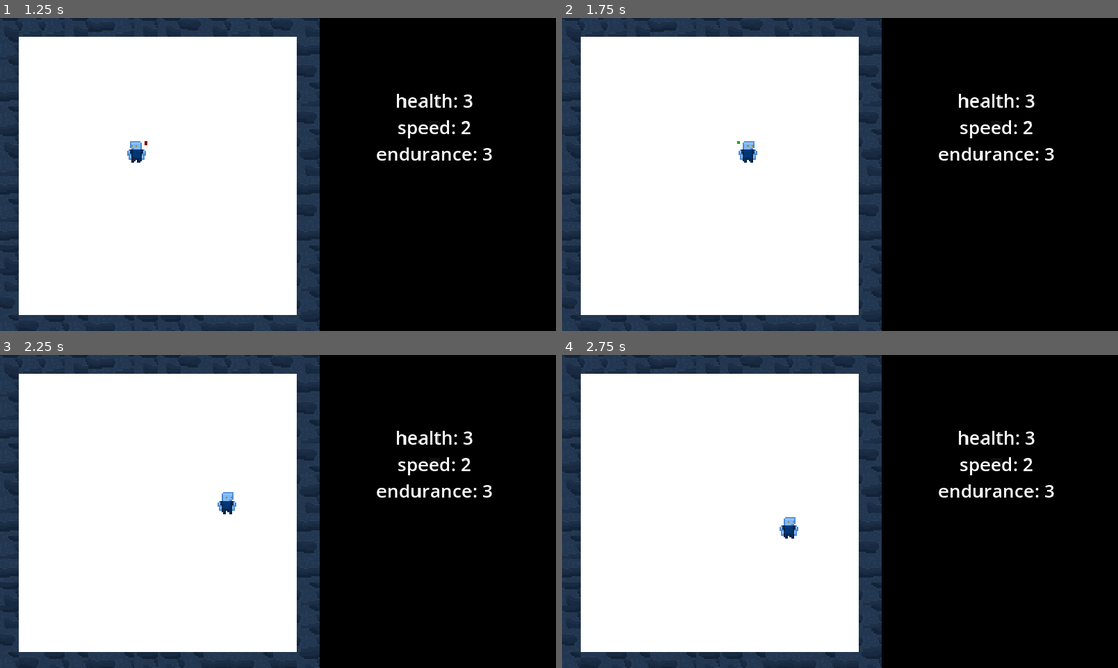
Above: before the commit, frames 1-4 (two rows, left to right).
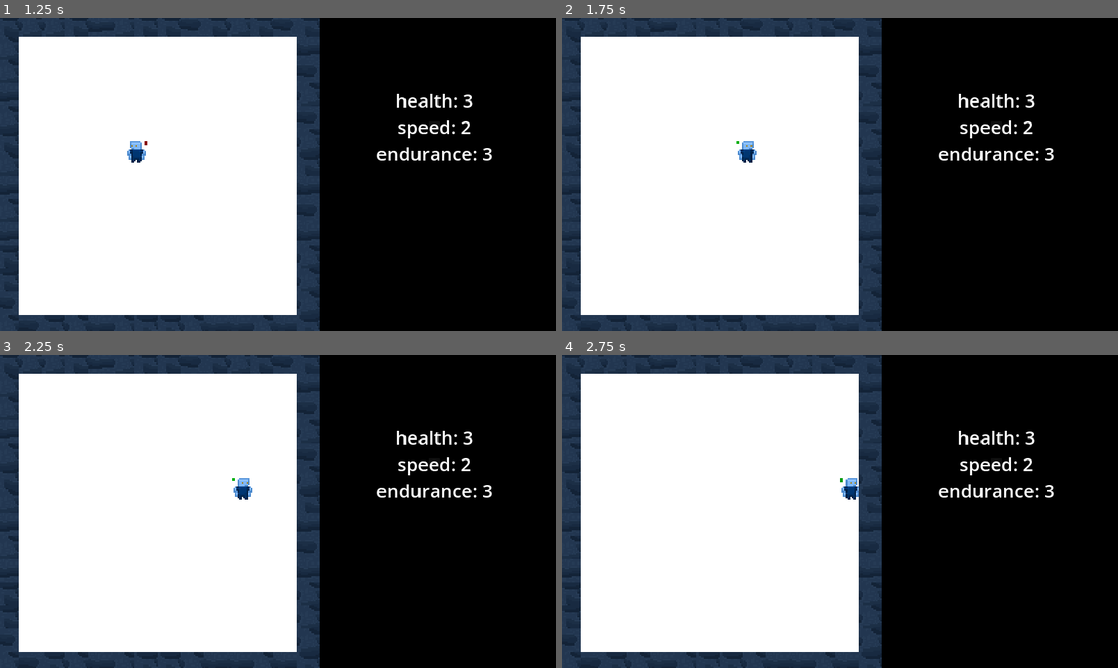
Above: after the commit, the same moments.

Repository: calvinowen27/LiveDieEscape
Game: Godot game, scene res://scenes/ui/title_screen.tscn
Same seed, same stepped clock (60 frames per second), same inputs: the game is played once before the commit and once after it.
Inputs:
- Up to frame 1 (1.25 s): click "Start" at 0.5 s
- Up to frame 2 (1.75 s): tap Enter at 1.25 s; hold D (move_right) from 1.28 s (still down); hold Shift (run) from 1.28 s (still down)
- Up to frame 3 (2.25 s): release D (move_right) at 2.03 s; release Shift (run) at 2.03 s; hold S (move_down) from 2.03 s (still down); tap Shift (run) at 2.1 s
- Up to frame 4 (2.75 s): keep holding S (move_down)

Frame 1 is identical in both runs. In frame 2, less than 0.1% of the frame differs, in the area x 31-36%, y 39-47%; in frame 3, 0.3%, in the area x 39-46%, y 39-51%; in frame 4, 0.3%.
Error after the commit: Invalid access to property or key 'get_st' on a base object of type 'Node (stat_manager.gd)'. (res://scenes/player/player_run.gd:39)

Commit message:
implementing endurance, statmanager get_stat added

Diff:
--- a/globals/stat_manager.gd
+++ b/globals/stat_manager.gd
@@ -34,9 +34,17 @@
 	return true
 
 # get value of stat to val, returns -1 if stat doesn't exist
+func get_stat(stat: String) -> int:
+	if stat not in _stats.keys():
+		print_debug("get_stat(): Stat %s doesn't exist in _stats" % stat)
+		return -1
+
+	return _stats[stat]
+
+# get value of stat to val, returns -1 if stat doesn't exist
 func get_base_stat(stat: String) -> int:
 	if stat not in _base_stats.keys():
-		print_debug("get_stat(): Stat %s doesn't exist in _base_stats" % stat)
+		print_debug("get_base_stat(): Stat %s doesn't exist in _base_stats" % stat)
 		return -1
 
 	return _base_stats[stat]
--- a/scenes/player/player_run.gd
+++ b/scenes/player/player_run.gd
@@ -13,6 +13,11 @@
 	super.state_init()
 	_animated_sprite.animation = "player_run"
 	_animated_sprite.play()
+	$EnduranceTimer.start()
+
+func disable() -> void:
+	super.disable()
+	$EnduranceTimer.stop()
 
 func update(delta: float) -> String:
 	move_dir = Input.get_vector("move_left", "move_right", "move_up", "move_down")
@@ -31,7 +36,11 @@
 		return "PlayerIdle"
 
 	# not sprinting anymore, but still moving --> walk
+	var has_endurance = StatManager.get_st
 	if not Input.is_action_pressed("run"):
 		return "PlayerWalk"
 
 	return name
+
+func _on_endurance_timer_timeout() -> void:
+	StatManager.change_stat("endurance", -1)
--- a/scenes/player/player_run.tscn
+++ b/scenes/player/player_run.tscn
@@ -6,3 +6,7 @@
 [node name="PlayerRun" instance=ExtResource("1_bxrhe")]
 script = ExtResource("2_xssko")
 speed_mult = 2.5
+
+[node name="EnduranceTimer" type="Timer" parent="." index="0"]
+
+[connection signal="timeout" from="EnduranceTimer" to="." method="_on_endurance_timer_timeout"]
